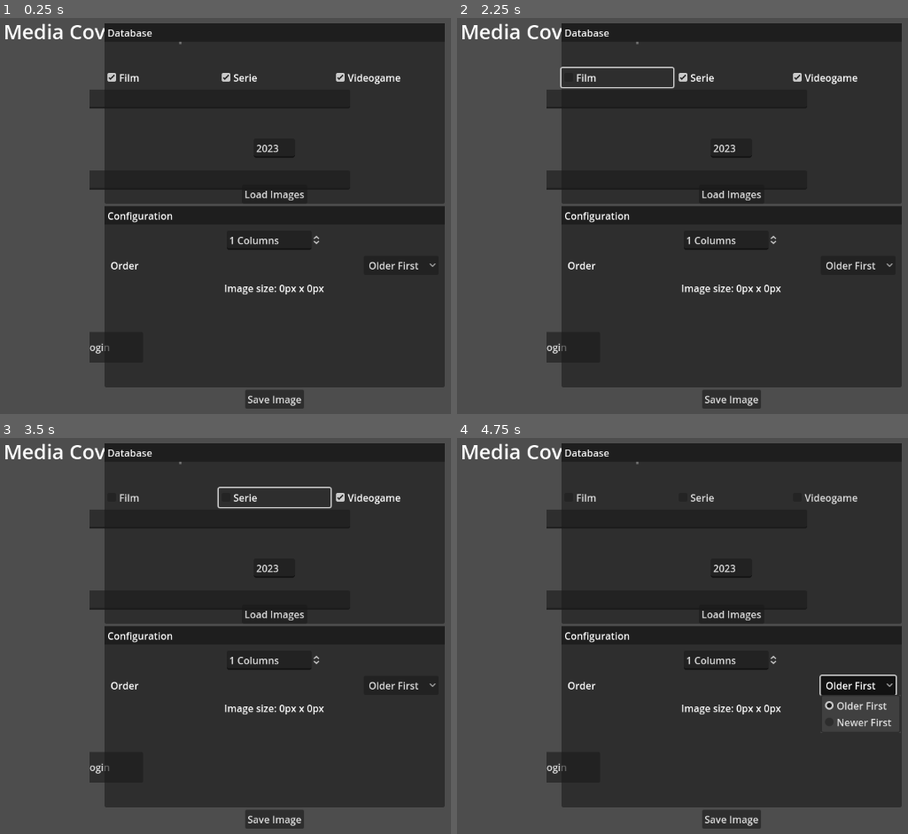
Above: before the commit, frames 1-4 (two rows, left to right).
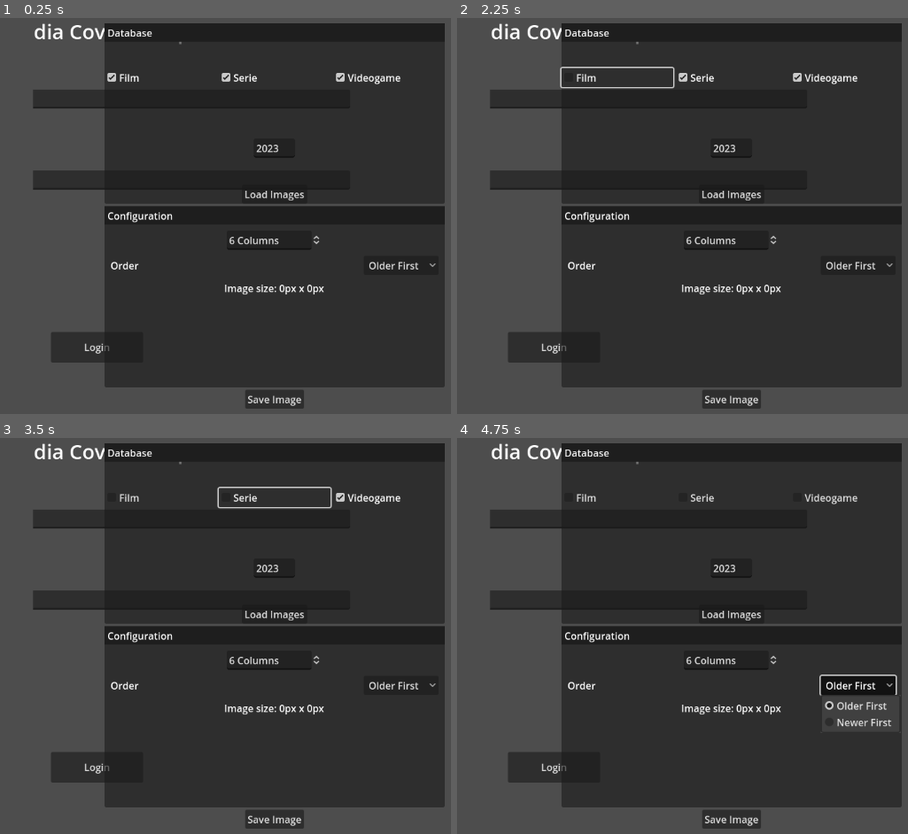
Above: after the commit, the same moments.

Repository: christt105/MediaCoverRecap
Game: Godot game, scene res://Main.tscn
Same seed, same stepped clock (60 frames per second), same inputs: the game is played once before the commit and once after it.
Inputs (mouse positions are in pixels of both pictures, inside the frame that each line leads up to):
- Up to frame 1 (0.25 s): no input
- Up to frame 2 (2.25 s): click (556, 97) at 0.52 s; type "12" at 0.6 s; click "Login" at 1.25 s; click "Film" at 2 s
- Up to frame 3 (3.5 s): click "Serie" at 2.75 s
- Up to frame 4 (4.75 s): click "Videogame" at 3.5 s; click "Older First" at 4.25 s

The runs differ from the first frame. In frame 1, 2.0% of the frame differs, in the area x 1-53%, y 1-88%; in frame 2, 2.0%; in frame 3, 2.0%; in frame 4, 2.0%.

Commit message:
added Configuration

Diff:
--- a/MediaCoverRecap/MediaCoverRecap/Collage.gd
+++ b/MediaCoverRecap/MediaCoverRecap/Collage.gd
@@ -1,5 +1,7 @@
 class_name Collage
 extends SubViewport
+
+signal resized(new_size:Vector2i)
 
 @export var grid_container:GridContainer
 
@@ -8,8 +10,12 @@
 		return grid_container.columns
 	set(value):
 		if grid_container != null:
-			grid_container.columns = columns
-			update_size()
+			grid_container.columns = value
+			reset_grid_container_size()
+
+
+func _ready() -> void:
+	grid_container.resized.connect(copy_size)
 
 
 func clear() -> void:
@@ -28,8 +34,13 @@
 
 func _cover_updated(image:ImageTexture, texture_rect:TextureRect) -> void:
 	texture_rect.texture = image
-	update_size()
+	reset_grid_container_size()
 
 
-func update_size() -> void:
+func reset_grid_container_size() -> void:
+	grid_container.reset_size()
+
+
+func copy_size() -> void:
 	size = grid_container.size
+	resized.emit(size)
--- /dev/null
+++ b/MediaCoverRecap/MediaCoverRecap/Configuration.gd
@@ -0,0 +1,21 @@
+extends Control
+
+
+@export var collage:Collage
+
+@export var columns:SpinBox
+@export var order:OptionButton
+@export var image_size_info:Label
+
+
+func _ready() -> void:
+	collage.resized.connect(_on_collage_resized)
+	columns.value_changed.connect(_on_columns_changed)
+
+
+func _on_collage_resized(size:Vector2i) -> void:
+	image_size_info.text = "Image size: %dpx x %dpx" % [size.x, size.y]
+
+
+func _on_columns_changed(value:float) -> void:
+	collage.columns = int(value)
--- a/MediaCoverRecap/MediaCoverRecap/MediaCoverRecap.tscn
+++ b/MediaCoverRecap/MediaCoverRecap/MediaCoverRecap.tscn
@@ -1,8 +1,9 @@
-[gd_scene load_steps=6 format=3 uid="uid://b3m7vp1y1cuct"]
+[gd_scene load_steps=7 format=3 uid="uid://b3m7vp1y1cuct"]
 
 [ext_resource type="Script" path="res://MediaCoverRecap/MediaCoverRecap.gd" id="1_41chg"]
 [ext_resource type="Script" path="res://MediaCoverRecap/Collage.gd" id="2_n80fv"]
 [ext_resource type="Script" path="res://MediaCoverRecap/Database.gd" id="2_y6cdp"]
+[ext_resource type="Script" path="res://MediaCoverRecap/Configuration.gd" id="3_qhacw"]
 
 [sub_resource type="ViewportTexture" id="ViewportTexture_pkhkj"]
 viewport_path = NodePath("Collage")
@@ -133,9 +134,14 @@
 size_flags_vertical = 0
 text = "Load Images"
 
-[node name="Configuration" type="Panel" parent="HBoxContainer/MarginContainer2/VBoxContainer"]
-layout_mode = 2
-size_flags_vertical = 3
+[node name="Configuration" type="Panel" parent="HBoxContainer/MarginContainer2/VBoxContainer" node_paths=PackedStringArray("collage", "columns", "order", "image_size_info")]
+layout_mode = 2
+size_flags_vertical = 3
+script = ExtResource("3_qhacw")
+collage = NodePath("../../../../Collage")
+columns = NodePath("DatabaseSection/Columns")
+order = NodePath("DatabaseSection/MarginContainer/HBoxContainer/OrderOptionButton")
+image_size_info = NodePath("DatabaseSection/ImageSizeLabel")
 
 [node name="DatabaseSection" type="VBoxContainer" parent="HBoxContainer/MarginContainer2/VBoxContainer/Configuration"]
 layout_mode = 1
@@ -174,7 +180,7 @@
 size_flags_horizontal = 4
 size_flags_vertical = 0
 min_value = 1.0
-value = 1.0
+value = 6.0
 rounded = true
 allow_greater = true
 suffix = "Columns"
@@ -212,12 +218,14 @@
 text = "Save Image"
 
 [node name="Collage" type="SubViewport" parent="." node_paths=PackedStringArray("grid_container")]
-size = Vector2i(4100, 4012)
+size = Vector2i(4100, 6924)
 script = ExtResource("2_n80fv")
 grid_container = NodePath("GridContainer")
 columns = 6
 
 [node name="GridContainer" type="GridContainer" parent="Collage"]
+offset_right = 4100.0
+offset_bottom = 6924.0
 size_flags_horizontal = 3
 size_flags_vertical = 3
 columns = 6
